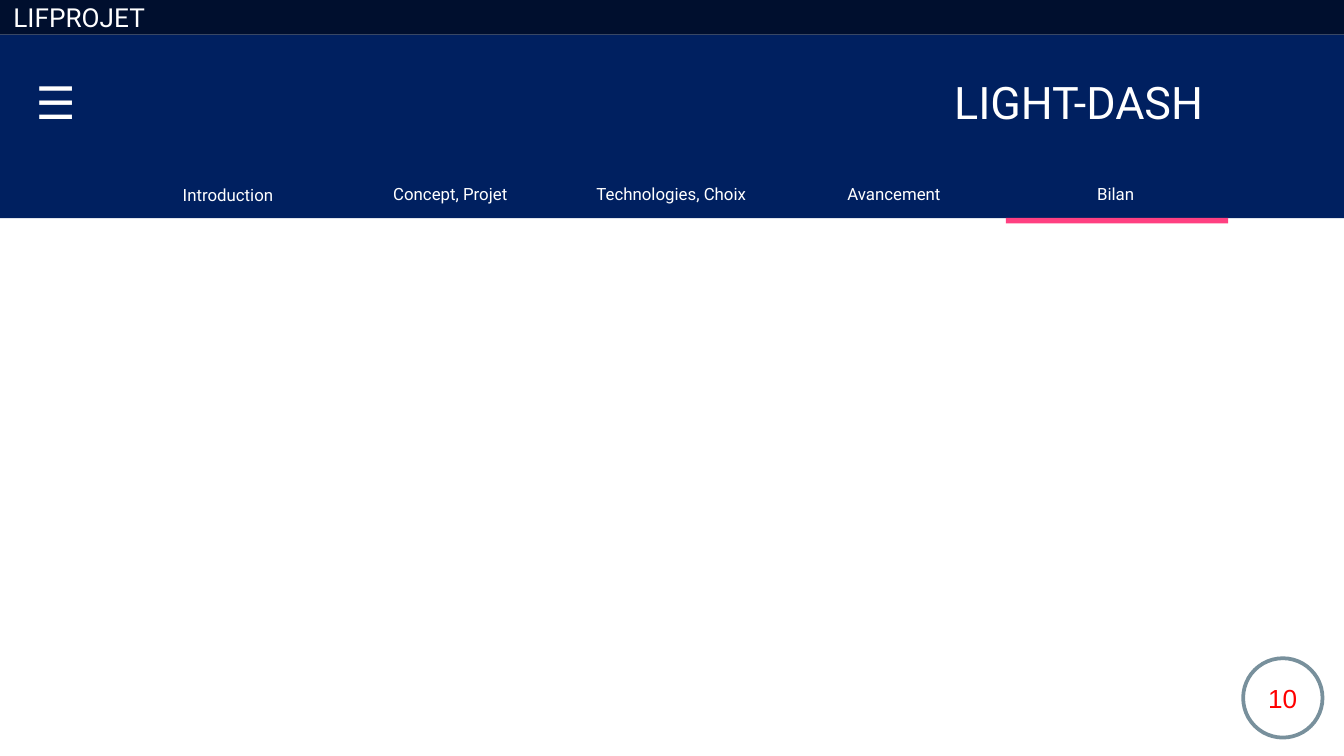
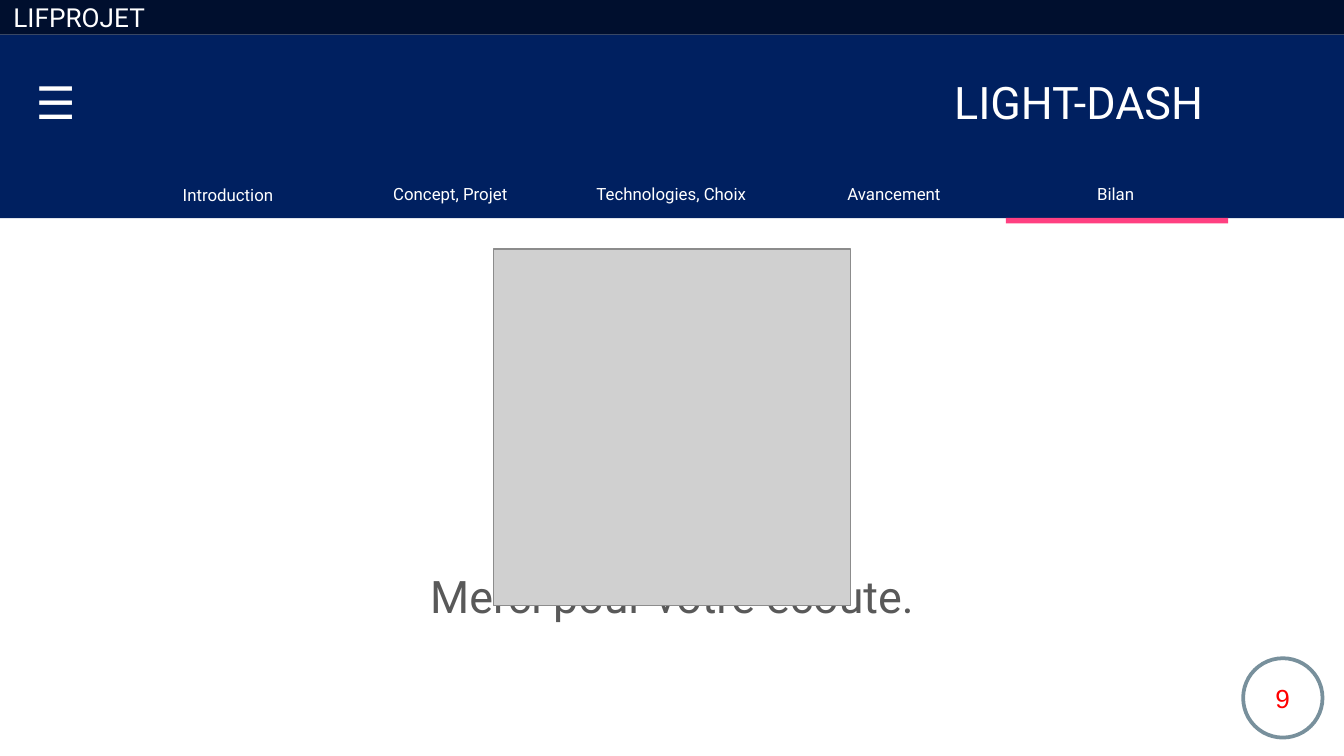
Before and after one commit to garciaflorian/LIGHT-DASH, a slide deck: slide 9 of LIFPROJET RC1 oral.pptx (slide 10 before the commit). Drawn at 1344x756 pixels with LibreOffice and Linux fonts; fonts in the diff are those of the drawing; grey boxes stand for pictures. Boxes give left, top, right and bottom in pixels: in the first picture for what was removed or moved away, otherwise in the second. Text is boxed around its words. In the diff, an @@ line names an element or a change of style, - is before the commit and + after.

```diff
--- a/LIFPROJET RC1 oral.pptx
+++ b/LIFPROJET RC1 oral.pptx
@@ picture added at [493, 249, 851, 606] @@
@@ text added at [430, 571, 914, 624], 24 pt, text #595959 @@
+Merci pour votre écoute.
@@ page number at [1275, 689, 1290, 709]: text changed @@
-10
+9
@@ page number at [1263, 704, 1278, 707]: text changed @@
-10
+9
```
Also in this commit, not shown: 2 other slides changed, 2 slides removed, 2 other files.
